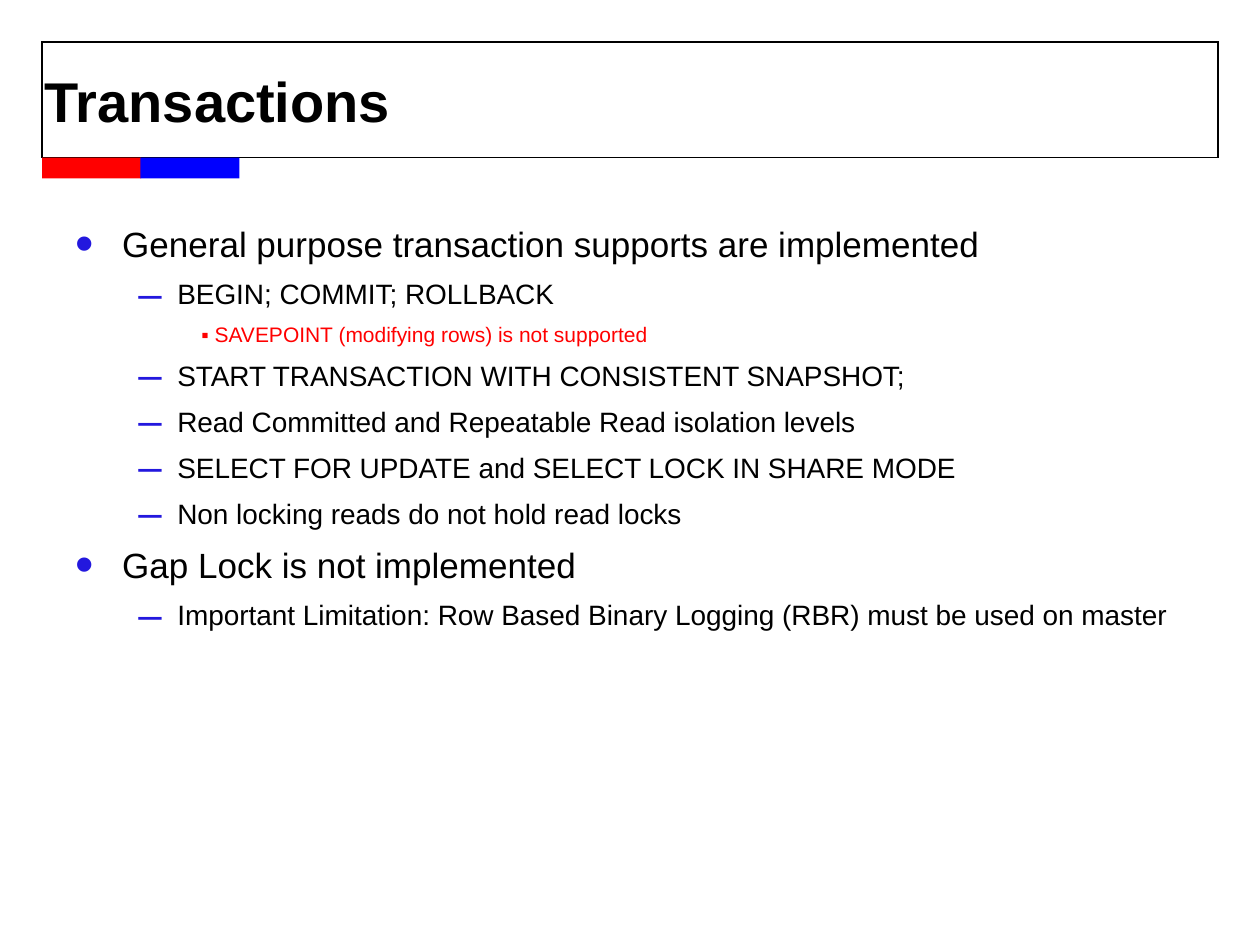
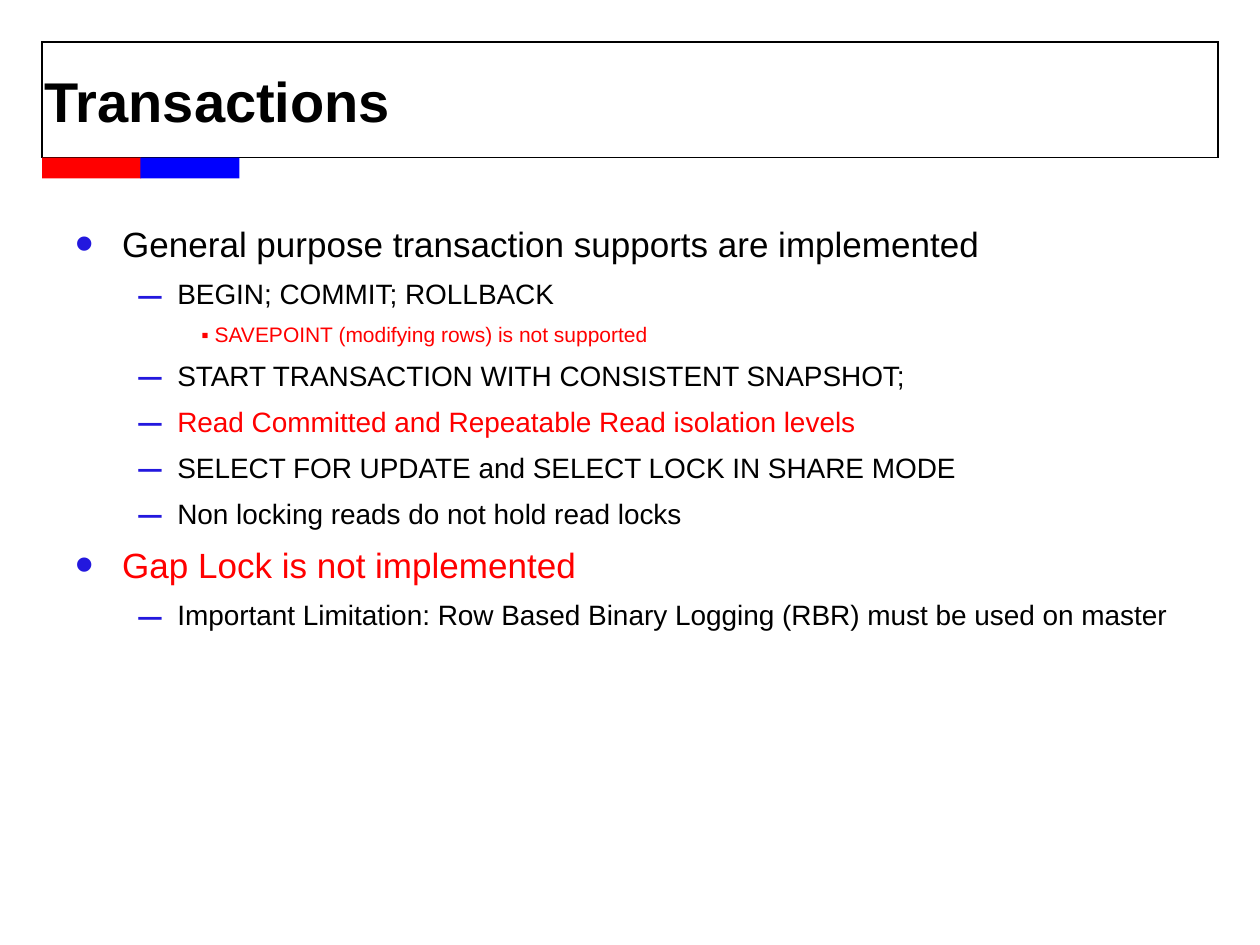
Before and after one commit to wisehead/techblog, a slide deck: slide 12 of database/MySQL/MyRocks_chenhui.ppt. Drawn at 1260x945 pixels with LibreOffice and Linux fonts; fonts in the diff are those of the drawing; background and template pictures are left out. Boxes give left, top, right and bottom in pixels: in the first picture for what was removed or moved away, otherwise in the second. Text is boxed around its words. In the diff, an @@ line names an element or a change of style, - is before the commit and + after.

```diff
--- a/database/MySQL/MyRocks_chenhui.ppt
+++ b/database/MySQL/MyRocks_chenhui.ppt
@@ text at [122,411,855,585]: text colour #000000 to #FF0000 in "Read Committed and Repeatable Read isolation levels", "Gap Lock is not implemented" @@
```
Also in this commit, not shown: 1 other slide changed, 1 slide removed, 2 other files.
